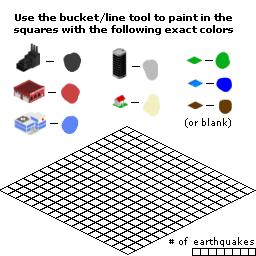
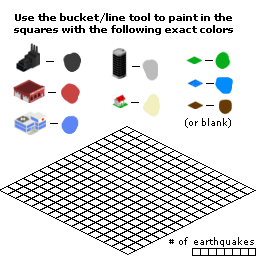
Revision of a layered 256x256 image; what changed, layer by layer:
painted on "Background" over [215, 77, 233, 94]
